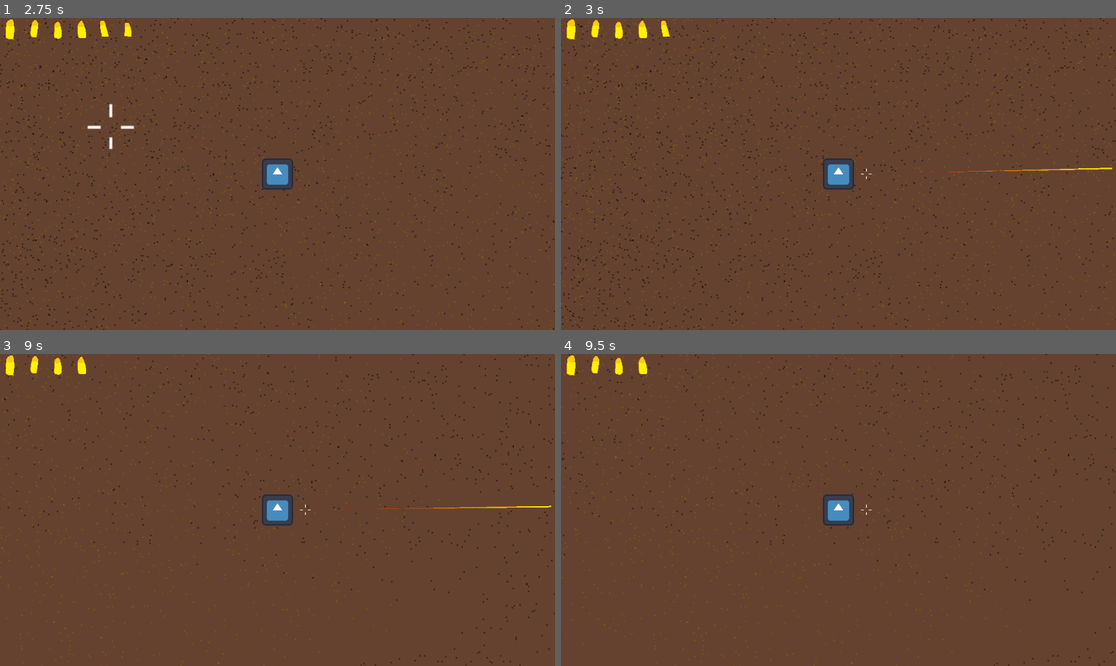
Above: before the commit, frames 1-4 (two rows, left to right).
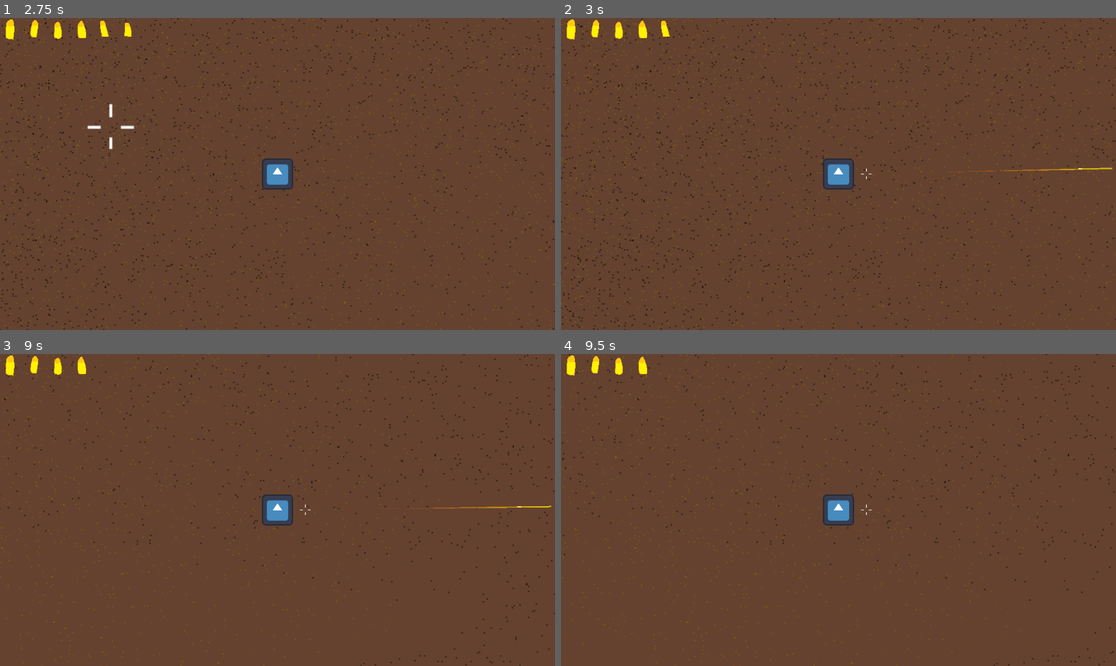
Above: after the commit, the same moments.

Repository: Niimphu/quickdraw
Game: Godot game, scene res://test.tscn
Same seed, same stepped clock (60 frames per second), same inputs: the game is played once before the commit and once after it. The engine's default icon, where the game draws it, is replaced by a stand-in: a white triangle on a blue panel in a dark square.
Inputs (mouse positions are in pixels of both pictures, inside the frame that each line leads up to):
- Up to frame 1 (2.75 s): tap Enter at 0.5 s; hold Space (roll) 0.53-1.28 s; hold W (up) 0.53-2.03 s; move the mouse to (444, 220) at 1.27 s; tap Mouse wheel down (scroll_down) at 1.35 s; move the mouse to (111, 127) at 2.02 s; hold A (left) from 2.03 s (still down); hold Mouse wheel up (scroll_up) from 2.03 s (still down)
- Up to frame 2 (3 s): keep holding A (left); move the mouse to (866, 174) at 2.77 s; release Mouse wheel up (scroll_up) at 2.78 s; click (866, 174) at 2.85 s
- Up to frame 3 (9 s): move the mouse to (194, 432) at 3.52 s; release A (left) at 3.53 s; hold S (down) 3.53-4.28 s; hold Space (roll) 3.53-4.28 s; tap R (reload) at 4.15 s; move the mouse to (399, 494) at 4.27 s; hold D (right) 4.28-5.03 s; tap Mouse wheel down (scroll_down) at 4.35, 7.35 s; move the mouse to (166, 525) at 5.02 s; hold W (up) 5.03-5.78 s; hold Mouse wheel up (scroll_up) 5.03-5.78 s; move the mouse to (333, 441) at 5.77 s; hold D (right) 5.78-8.03 s; click (333, 441) at 5.85 s; move the mouse to (249, 572) at 6.52 s; hold Space (roll) 6.53-7.28 s; move the mouse to (444, 556) at 7.27 s; move the mouse to (111, 463) at 8.02 s; hold S (down) 8.03-8.78 s; hold Mouse wheel up (scroll_up) 8.03-8.78 s; move the mouse to (305, 510) at 8.77 s; hold A (left) from 8.78 s (still down); click (305, 510) at 8.85 s
- Up to frame 4 (9.5 s): keep holding A (left)

Frame 1 is identical in both runs. In frame 2, less than 0.1% of the frame differs, in the area x 69-100%, y 48-50%; in frame 3, less than 0.1%, in the area x 68-100%, y 48-50%; in frame 4, nothing differs.

Commit message:
increased transparency of trail

Diff:
--- a/bullet.tscn
+++ b/bullet.tscn
@@ -10,7 +10,7 @@
 
 [sub_resource type="Gradient" id="Gradient_t4vbm"]
 offsets = PackedFloat32Array(0, 0.19753087, 1)
-colors = PackedColorArray(0.86, 0, 0, 0.35686275, 0.89, 0.17800003, 0, 0.77254903, 1, 0.9333334, 0, 1)
+colors = PackedColorArray(0.86, 0, 0, 0.35686275, 0.89, 0.17800003, 0, 0.4117647, 1, 0.9333334, 0, 0.7529412)
 
 [node name="Bullet" type="Node2D" unique_id=1929935182 node_paths=PackedStringArray("Trail")]
 script = ExtResource("1_v8qja")
